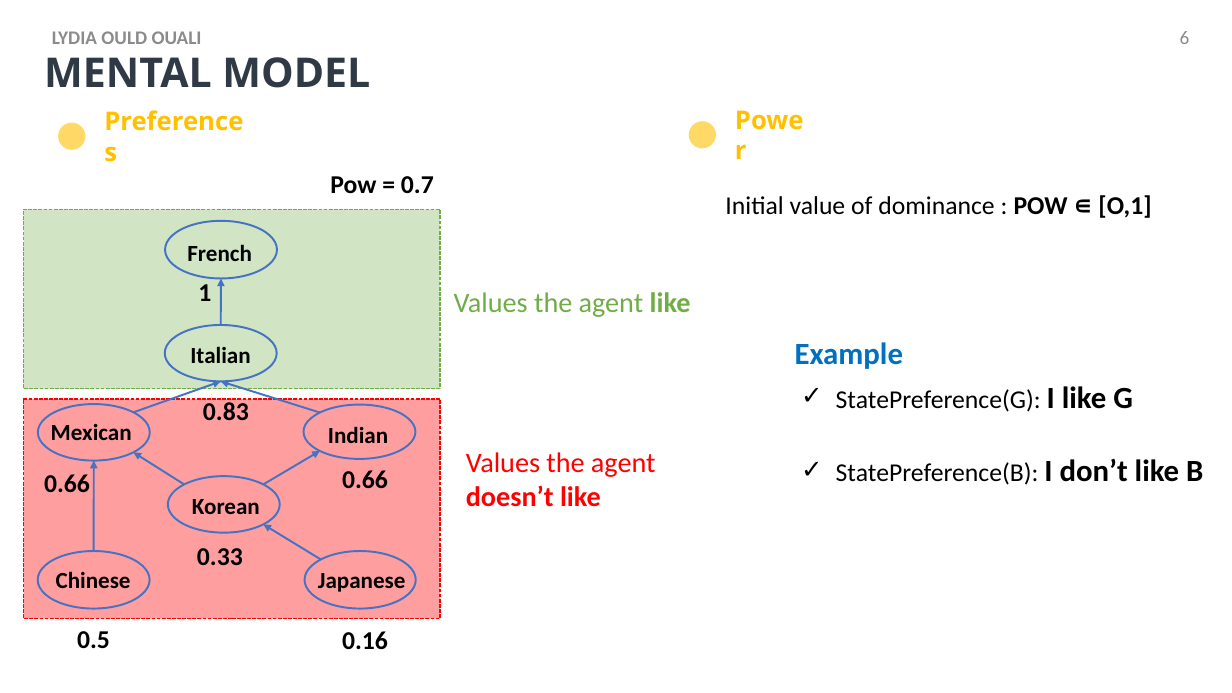
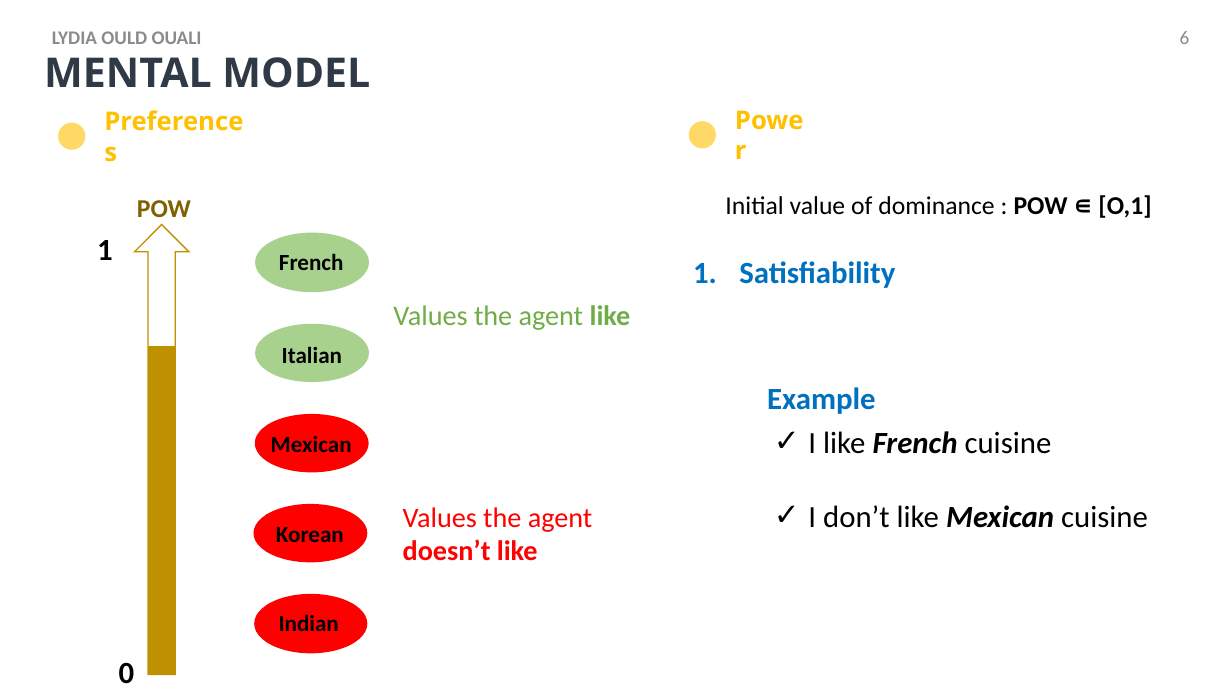
Before and after one commit to Olydia/Discolog, a slide deck: slide 6 of papers/Presentations/intellisys/intellysis_v2.pptx (slide 8 before the commit). Drawn at 1232x693 pixels with LibreOffice and Linux fonts; fonts in the diff are those of the drawing. Boxes give left, top, right and bottom in pixels: in the first picture for what was removed or moved away, otherwise in the second. Text is boxed around its words. In the diff, an @@ line names an element or a change of style, - is before the commit and + after.

```diff
--- a/papers/Presentations/intellisys/intellysis_v2.pptx
+++ b/papers/Presentations/intellisys/intellysis_v2.pptx
@@ text removed at bbox=[330, 176, 434, 194] @@
-Pow = 0.7
@@ text added at bbox=[137, 200, 191, 217], 20 pt, text #806000, bold @@
+POW
@@ rectangle removed at bbox=[24, 210, 441, 389] @@
@@ text "1": place and size @@
-text "1" at bbox=[198, 284, 211, 301]
+text "1" at bbox=[97, 240, 113, 260]
@@ text "1" at bbox=[97, 240, 113, 260]: size 20 to 24 pt @@
@@ up arrow added at bbox=[134, 225, 189, 675], outline #BF9000 1 pt @@
@@ ellipse at bbox=[256, 234, 368, 291]: fill none to #A9D18E; outline #4472C4 1.5 pt to #A9D18E 1.5 pt @@
@@ ellipse: place and size @@
-ellipse at bbox=[165, 221, 277, 278]
+ellipse at bbox=[256, 234, 368, 291]
@@ rectangle "French" at bbox=[270, 243, 354, 280]: fill none to #A9D18E; outline none to #A9D18E 0.75 pt @@
@@ rectangle "French": place and size @@
-rectangle "French" at bbox=[187, 244, 252, 261]
+rectangle "French" at bbox=[270, 243, 354, 280]
@@ text added at bbox=[739, 261, 895, 288], 24 pt, text #0070C0, bold @@
+1. Satisfiability
@@ text "Values the agent like": place and size @@
-text "Values the agent like" at bbox=[454, 292, 691, 317]
+text "Values the agent like" at bbox=[393, 305, 631, 330]
@@ ellipse: place and size @@
-ellipse at bbox=[165, 325, 276, 382]
+ellipse at bbox=[256, 324, 368, 381]
@@ ellipse at bbox=[256, 324, 368, 381]: fill none to #A9D18E; outline #4472C4 1.5 pt to #A9D18E 1.5 pt @@
@@ rectangle added at bbox=[149, 347, 175, 675], fill #BF9000, outline #BF9000 1 pt @@
@@ rectangle "Italian": place and size @@
-rectangle "Italian" at bbox=[190, 346, 250, 363]
+rectangle "Italian" at bbox=[273, 335, 352, 372]
@@ rectangle "Italian" at bbox=[273, 335, 352, 372]: fill none to #A9D18E; outline none to #A9D18E 0.75 pt @@
@@ text "Example": place and size @@
-text "Example" at bbox=[795, 342, 903, 369]
+text "Example" at bbox=[767, 387, 875, 414]
@@ rectangle removed at bbox=[24, 399, 441, 619] @@
@@ ellipse: place and size @@
-ellipse at bbox=[303, 405, 415, 459]
+ellipse at bbox=[256, 415, 368, 471]
@@ text "Mexican": place and size @@
-text "Mexican" at bbox=[51, 424, 132, 440]
+text "Mexican" at bbox=[271, 436, 352, 452]
@@ text at bbox=[808, 431, 1148, 528]: text changed; size 20 to 24 pt @@
-✓ StatePreference(G): I like G
-✓ StatePreference(B): I don’t like B
+✓ I like French cuisine
+✓ I don’t like Mexican cuisine
@@ rectangle added at bbox=[149, 482, 177, 675], fill #BF9000, outline #BF9000 1 pt @@
@@ ellipse: place and size @@
-ellipse at bbox=[168, 476, 280, 532]
+ellipse at bbox=[254, 505, 366, 561]
@@ fill none to #FF0000; outline #4472C4 1.5 pt to #FF0000 1.5 pt in 3 elements at bbox=[256, 415, 368, 471], bbox=[255, 595, 366, 653], bbox=[254, 505, 366, 561] @@
@@ text "Values the agent doesn’t like": place and size @@
-text "Values the agent doesn’t like" at bbox=[466, 452, 655, 507]
+text "Values the agent doesn’t like" at bbox=[403, 507, 592, 561]
@@ rectangle "Korean": place and size @@
-rectangle "Korean" at bbox=[192, 499, 260, 514]
+rectangle "Korean" at bbox=[267, 515, 354, 552]
@@ rectangle "Korean" at bbox=[267, 515, 354, 552]: fill none to #FF0000; outline none to #FF0000 0.75 pt @@
@@ group removed at bbox=[38, 278, 406, 650]: 7 arrows, 7 texts, 2 ellipses @@
-0.16
-0.33
-0.66
-0.66
-0.83
-Japanese
-Chinese
@@ ellipse: place and size @@
-ellipse at bbox=[305, 551, 416, 608]
+ellipse at bbox=[255, 595, 366, 653]
@@ rectangle "Indian" at bbox=[270, 604, 349, 640]: fill none to #FF0000; outline none to #FF0000 0.75 pt @@
@@ rectangle "Indian": place and size @@
-rectangle "Indian" at bbox=[328, 426, 388, 443]
+rectangle "Indian" at bbox=[270, 604, 349, 640]
@@ text at bbox=[119, 662, 135, 684]: text changed; size 20 to 24 pt @@
-0.5
+0
```
Also in this commit, not shown: 9 other slides changed, 3 slides added.
